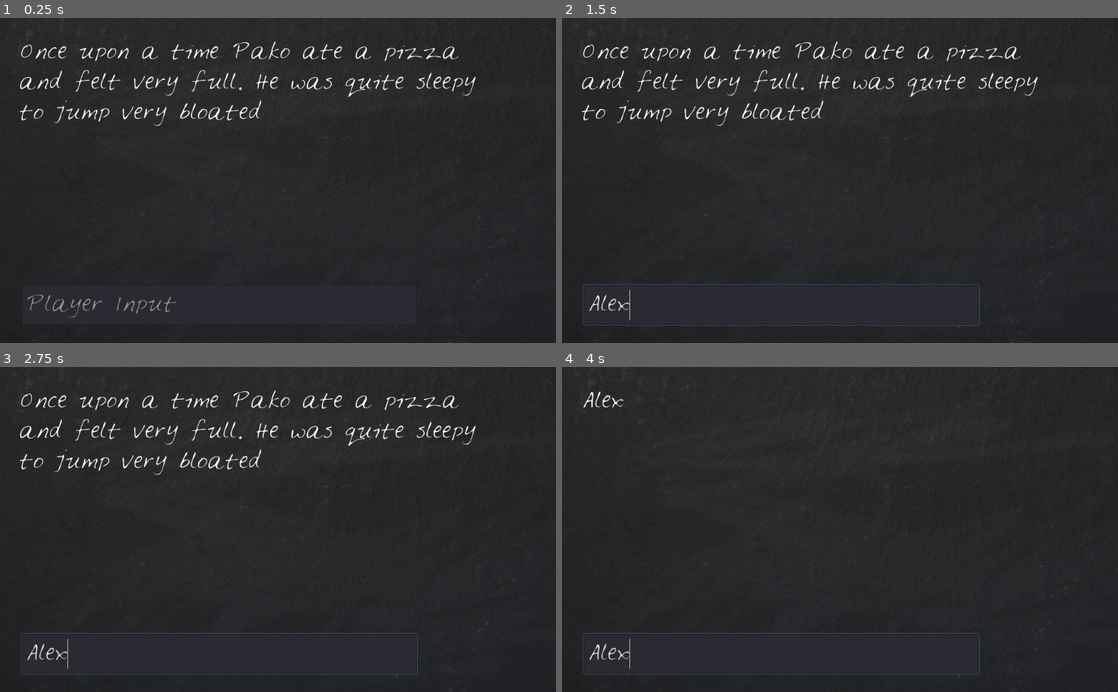
Above: before the commit, frames 1-4 (two rows, left to right).
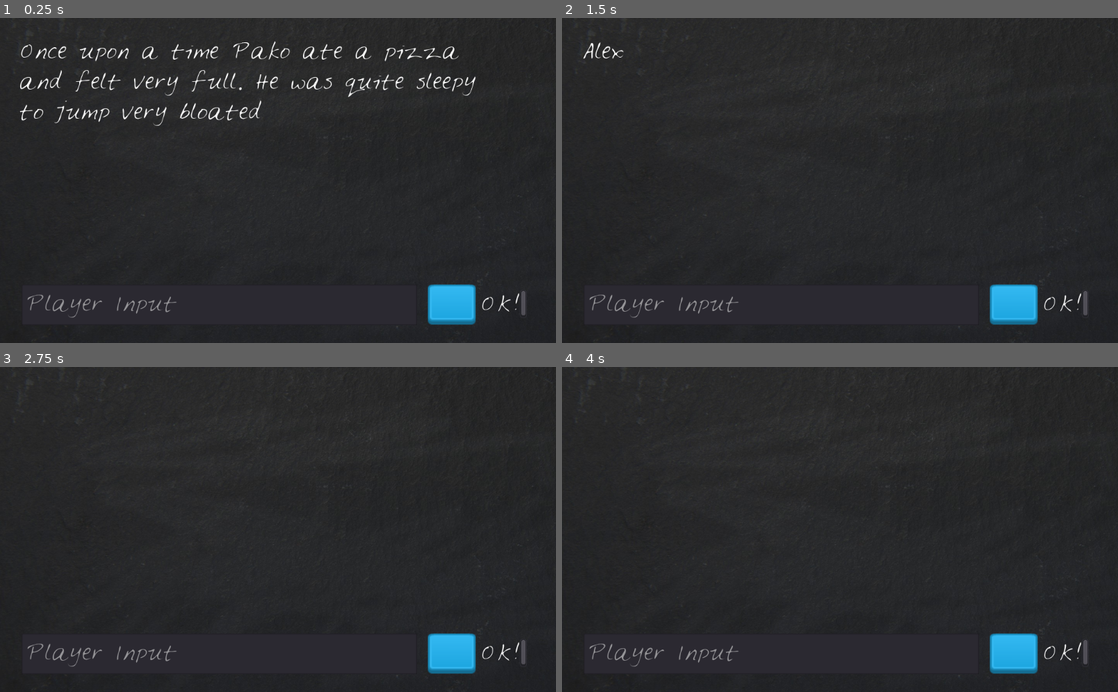
Above: after the commit, the same moments.

Repository: psstoyanov/Looney_Lips
Game: Godot game, scene res://LooneyLips.tscn
The game is run twice, just before and just after one commit, with the same random seed, the same clock (stepped at 60 frames per second) and the same inputs.
Inputs (mouse positions are in pixels of both pictures, inside the frame that each line leads up to):
- Up to frame 1 (0.25 s): no input
- Up to frame 2 (1.5 s): click (778, 304) at 0.52 s; type "Alex" at 0.6 s; click (1012, 304) at 1.25 s, where only the run after the commit has a clickable "OK!"
- Up to frame 3 (2.75 s): click (450, 653) at 2 s, where only the run after the commit has a clickable "OK!"
- Up to frame 4 (4 s): click (1012, 653) at 2.75 s, where only the run after the commit has a clickable "OK!"; tap Enter at 3.5 s

The runs differ from the first frame. In frame 1, 1.2% of the frame differs, in the area x 76-95%, y 82-95%; in frame 2, 4.1%, in the area x 3-95%, y 7-95%; in frame 3, 4.0%; in frame 4, 2.0%.

Commit message:
S2L10 - Text From the Player
Add a submit button
Add function to clear the player text on submission

Diff:
--- a/LooneyLips.gd
+++ b/LooneyLips.gd
@@ -7,5 +7,15 @@
 	$Blackboard/StoryText.text = story % promt
 	print(story % promt)
 
+
+func _on_TextureButton_pressed():
+	var new_text = $Blackboard/LineEdit.text
+	$Blackboard/StoryText.text = new_text
+	ClearPlayerInput()
+
 func _on_LineEdit_text_entered(new_text):
 	$Blackboard/StoryText.text = new_text
+	ClearPlayerInput()
+
+func ClearPlayerInput():
+	$Blackboard/LineEdit.text = ""
--- a/LooneyLips.tscn
+++ b/LooneyLips.tscn
@@ -1,8 +1,10 @@
-[gd_scene load_steps=5 format=2]
+[gd_scene load_steps=7 format=2]
 
 [ext_resource path="res://LooneyLips.gd" type="Script" id=1]
 [ext_resource path="res://gfx/blackboard.jpg" type="Texture" id=2]
 [ext_resource path="res://gfx/Feltpen.ttf" type="DynamicFontData" id=3]
+[ext_resource path="res://gfx/blue_button11.png" type="Texture" id=4]
+[ext_resource path="res://gfx/blue_button12.png" type="Texture" id=5]
 
 [sub_resource type="DynamicFont" id=1]
 
@@ -88,6 +90,64 @@
 caret_blink = false
 caret_blink_speed = 0.65
 caret_position = 0
-_sections_unfolded = [ "Placeholder", "custom_fonts" ]
+_sections_unfolded = [ "custom_fonts" ]
+
+[node name="TextureButton" type="TextureButton" parent="Blackboard" index="2"]
+
+anchor_left = 0.0
+anchor_top = 0.0
+anchor_right = 0.0
+anchor_bottom = 0.0
+margin_left = 788.0
+margin_top = 492.0
+margin_right = 876.0
+margin_bottom = 566.0
+rect_pivot_offset = Vector2( 0, 0 )
+rect_clip_content = false
+focus_mode = 2
+mouse_filter = 0
+mouse_default_cursor_shape = 0
+size_flags_horizontal = 1
+size_flags_vertical = 1
+toggle_mode = false
+enabled_focus_mode = 2
+shortcut = null
+group = null
+texture_normal = ExtResource( 4 )
+texture_pressed = ExtResource( 5 )
+expand = true
+_sections_unfolded = [ "Textures" ]
+
+[node name="RichTextLabel" type="RichTextLabel" parent="Blackboard/TextureButton" index="0"]
+
+anchor_left = 0.0
+anchor_top = 0.0
+anchor_right = 0.0
+anchor_bottom = 0.0
+margin_left = 95.0
+margin_top = 10.0
+margin_right = 182.0
+margin_bottom = 62.0
+rect_pivot_offset = Vector2( 0, 0 )
+rect_clip_content = true
+mouse_filter = 0
+mouse_default_cursor_shape = 0
+size_flags_horizontal = 1
+size_flags_vertical = 1
+custom_fonts/normal_font = SubResource( 1 )
+bbcode_enabled = false
+bbcode_text = ""
+visible_characters = -1
+percent_visible = 1.0
+meta_underlined = true
+tab_size = 4
+text = "OK!"
+scroll_active = true
+scroll_following = false
+selection_enabled = false
+override_selected_font_color = false
+_sections_unfolded = [ "Anchor", "Margin" ]
 
 [connection signal="text_entered" from="Blackboard/LineEdit" to="." method="_on_LineEdit_text_entered"]
+
+[connection signal="pressed" from="Blackboard/TextureButton" to="." method="_on_TextureButton_pressed"]
